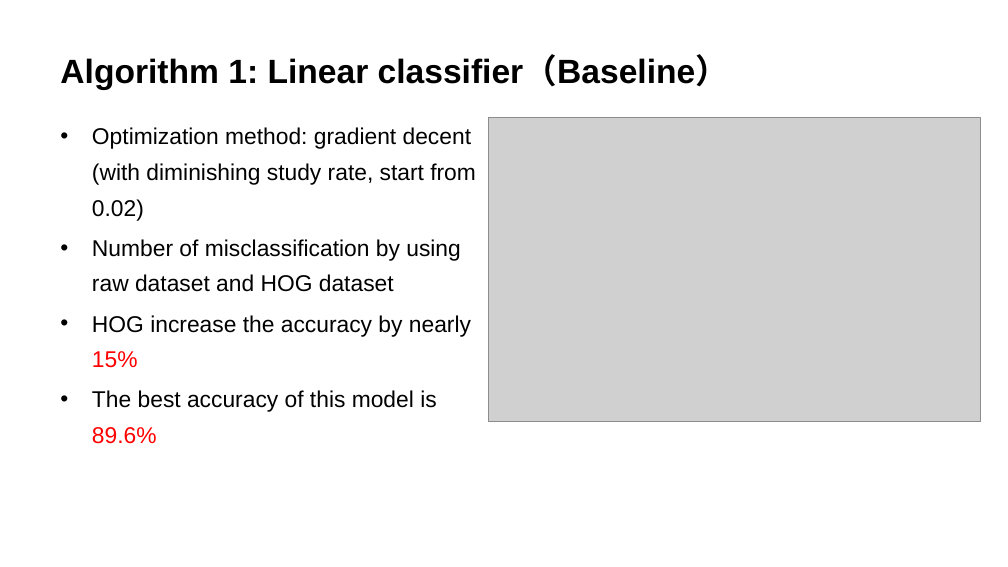
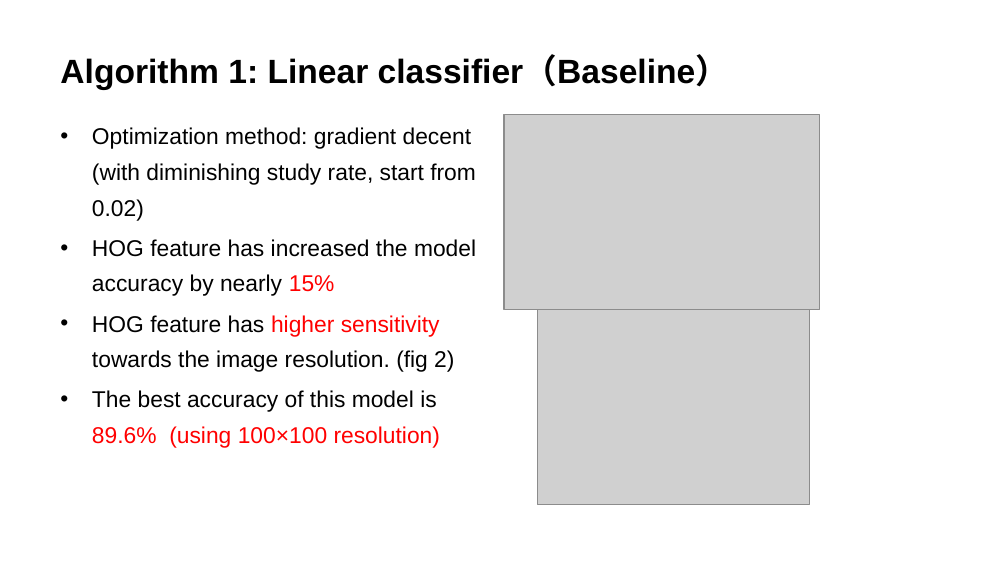
Before and after one commit to GuoJiaqi-1020/EE-475-ML-Final-Project, a slide deck: slide 4 of ML_Final_guojiaqi.pptx (slide 5 before the commit). Drawn at 1008x567 pixels with LibreOffice and Linux fonts; fonts in the diff are those of the drawing; grey boxes stand for pictures; background and template pictures are left out. Boxes give left, top, right and bottom in pixels: in the first picture for what was removed or moved away, otherwise in the second. Text is boxed around its words. In the diff, an @@ line names an element or a change of style, - is before the commit and + after.

```diff
--- a/ML_Final_guojiaqi.pptx
+++ b/ML_Final_guojiaqi.pptx
@@ picture: place and size @@
-picture at [489,117,981,421]
+picture at [504,115,820,309]
@@ text at [92,239,476,448]: text changed @@
-• Number of misclassification by using raw dataset and HOG dataset
-• HOG increase the accuracy by nearly 15%
-• The best accuracy of this model is 89.6%
+• HOG feature has increased the model accuracy by nearly 15%
+• HOG feature has higher sensitivity towards the image resolution. (fig 2)
+• The best accuracy of this model is 89.6% (using 100×100 resolution)
@@ picture added at [537,309,809,504] @@
```
Also in this commit, not shown: 7 other slides changed, 2 slides added, 4 slides removed, 2 other files.
